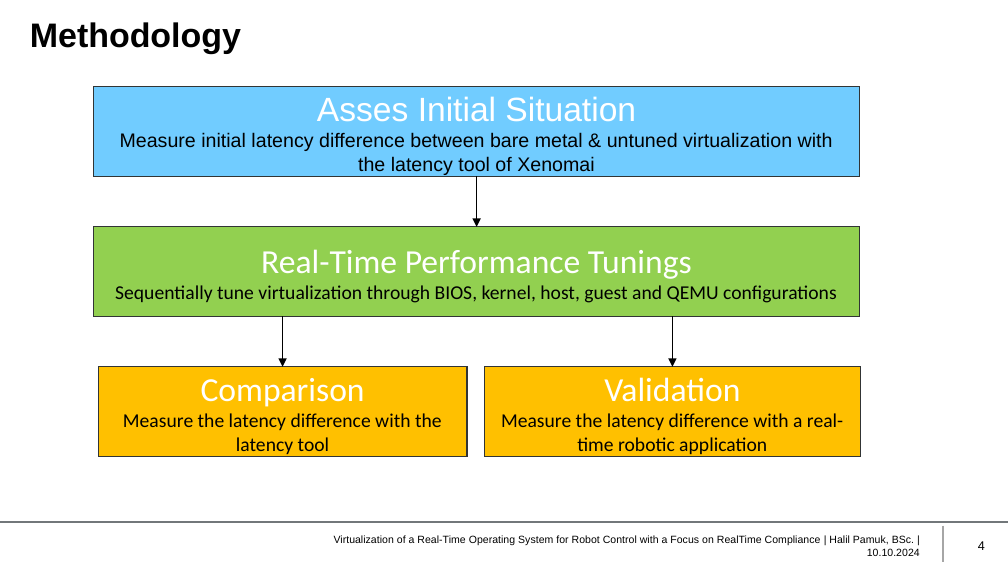
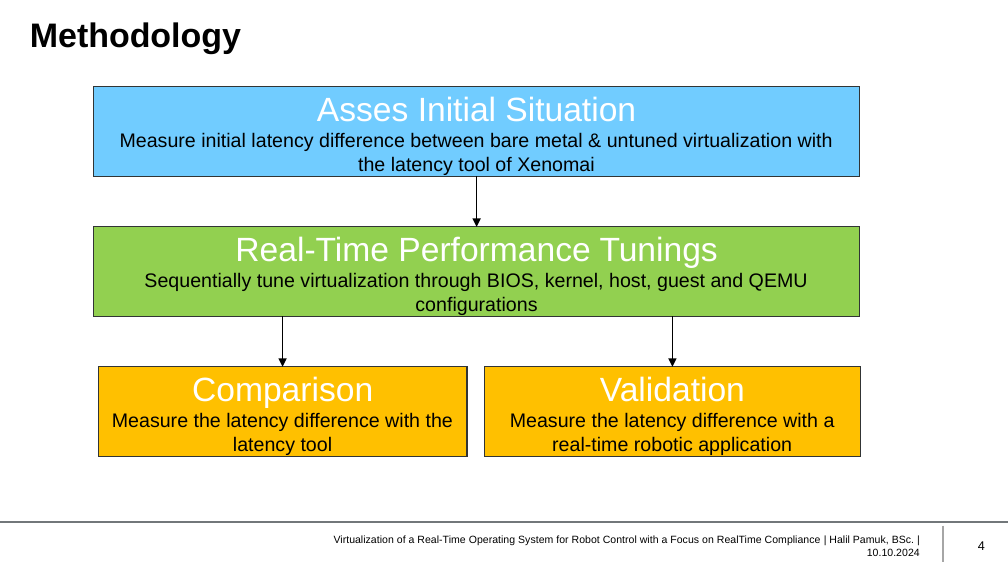
Before and after one commit to HIP24/Masterarbeit, a slide deck: slide 4 of Masterprüfung/Presentation/Presentation.pptx. Drawn at 1008x567 pixels with LibreOffice and Linux fonts; fonts in the diff are those of the drawing; background and template pictures are left out. Boxes give left, top, right and bottom in pixels: in the first picture for what was removed or moved away, otherwise in the second. Text is boxed around its words. In the diff, an @@ line names an element or a change of style, - is before the commit and + after.

```diff
--- a/Masterprüfung/Presentation/Presentation.pptx
+++ b/Masterprüfung/Presentation/Presentation.pptx
@@ font Calibri to Arial in 3 elements at bbox=[94, 227, 860, 317], bbox=[99, 367, 468, 457], bbox=[485, 367, 861, 457] @@
```
Also in this commit, not shown: 4 other slides changed.
